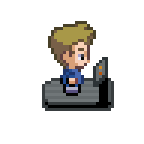
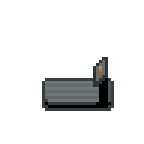
Before/after of a 144px x 144px layered artwork. What changed in the layer stack:
hid "Layer 2" over [42, 21, 96, 96]
painted on "Layer 4" over [42, 78, 51, 84]
hid "Layer 1" over [42, 21, 96, 96]
